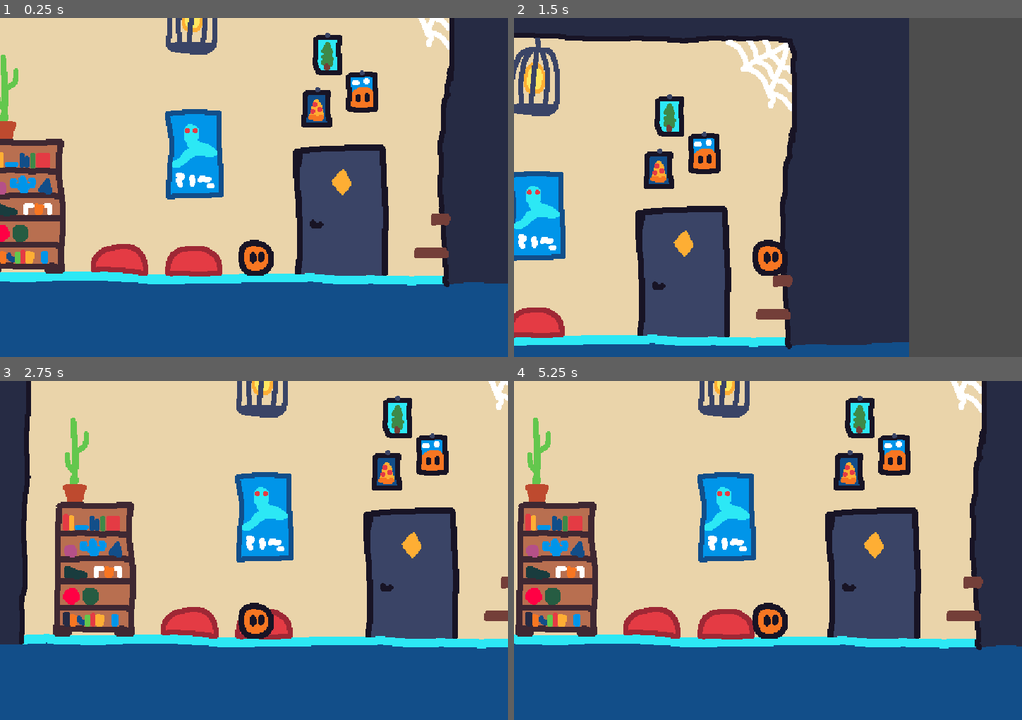
Above: before the commit, frames 1-4 (two rows, left to right).
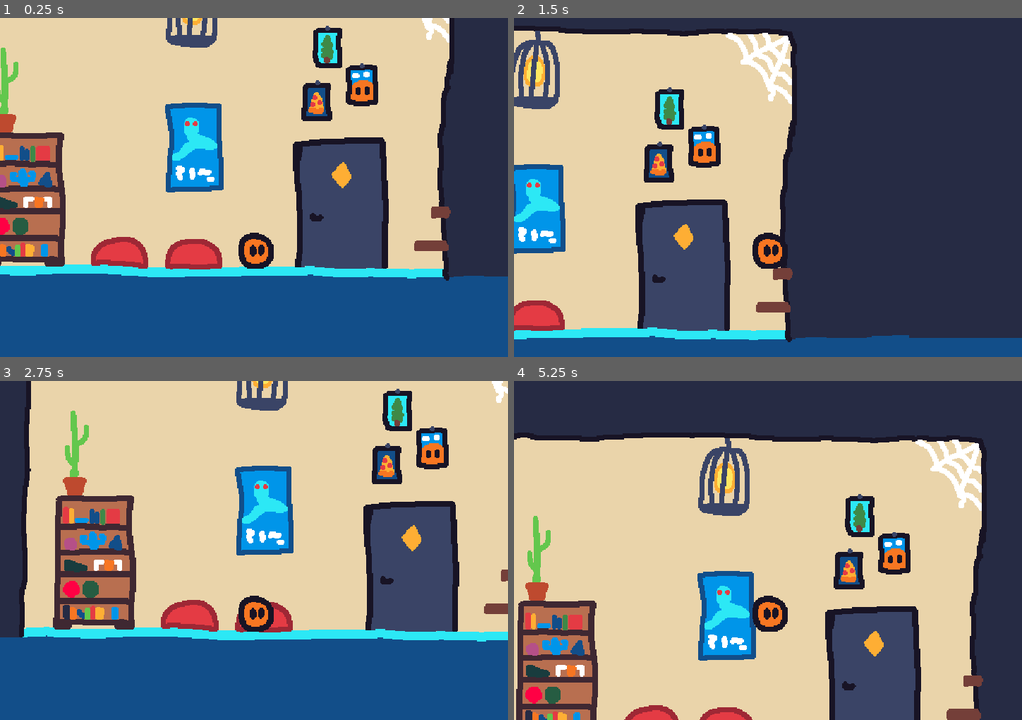
Above: after the commit, the same moments.

Repository: Jinrty/beest
Game: Godot game, scene res://main.tscn
Two runs of this game, one before a commit and one after it. Both use one fixed random seed, a clock stepped at 60 frames per second and the inputs below. The engine's default icon, where the game draws it, is replaced by a stand-in: a white triangle on a blue panel in a dark square.
Inputs (mouse positions are in pixels of both pictures, inside the frame that each line leads up to):
- Up to frame 1 (0.25 s): no input
- Up to frame 2 (1.5 s): tap Enter at 0.5 s; move the mouse to (879, 170) at 0.52 s; hold D (move_right) from 0.53 s (still down); tap E (interact) at 0.6 s; click (879, 170) at 0.67 s; tap Space (jump) at 0.77 s; move the mouse to (666, 204) at 1.27 s; tap Alt at 1.35 s
- Up to frame 3 (2.75 s): tap Space (jump) at 1.52 s; move the mouse to (304, 475) at 2.02 s; release D (move_right) at 2.03 s; hold Left (move_left) from 2.03 s (still down); tap Shift at 2.1 s
- Up to frame 4 (5.25 s): move the mouse to (742, 618) at 2.77 s; release Left (move_left) at 2.78 s; hold D (move_right) 2.78-4.28 s; tap E (interact) at 2.85, 5.1 s; click (742, 618) at 2.92 s; tap Space (jump) at 3.02, 3.77, 4.52 s; move the mouse to (920, 601) at 3.52 s; tap Alt at 3.6 s; move the mouse to (615, 499) at 4.27 s; hold Left (move_left) 4.28-5.03 s; tap Shift at 4.35 s; move the mouse to (793, 550) at 5.02 s; hold D (move_right) from 5.03 s (still down); click (793, 550) at 5.17 s

The runs differ from the first frame. In frame 1, 14% of the frame differs, in the area x 0-100%, y 0-80%; in frame 2, 34%; in frame 3, 14%; in frame 4, 62%, in the area x 0-100%, y 0-100%.

Commit message:
cushions and clearer scene
- added cushion where when player steps on them, it launches player up
- added folders to scene for clearer navigation
-Was hoping I will be able to attend the hackaton

Diff:
--- /dev/null
+++ b/cushion.gd
@@ -0,0 +1,11 @@
+@tool
+extends Area2D
+
+func _on_body_entered(body: Node2D) -> void:
+	if (body.name == "Player") and body.velocity.y > 50:
+		body.velocity.y = -700
+		body.time_in_air = 0
+
+
+func _ready() -> void:
+	get_parent().set_editable_instance(self, true)
--- /dev/null
+++ b/cushion.tscn
@@ -0,0 +1,21 @@
+[gd_scene load_steps=4 format=3 uid="uid://dmdofi7dxaihn"]
+
+[ext_resource type="Script" path="res://cushion.gd" id="1_aqdmm"]
+[ext_resource type="Texture2D" uid="uid://dlwk138s1m2rl" path="res://sprites/cushion.png" id="1_mm5qi"]
+
+[sub_resource type="CapsuleShape2D" id="CapsuleShape2D_dru4l"]
+radius = 5.99998
+height = 47.9998
+
+[node name="Cushion" type="Area2D"]
+script = ExtResource("1_aqdmm")
+
+[node name="Sprite2D" type="Sprite2D" parent="."]
+texture = ExtResource("1_mm5qi")
+
+[node name="CollisionShape2D" type="CollisionShape2D" parent="."]
+position = Vector2(-1, -9)
+rotation = -1.56798
+shape = SubResource("CapsuleShape2D_dru4l")
+
+[connection signal="body_entered" from="." to="." method="_on_body_entered"]
--- a/door.gd
+++ b/door.gd
@@ -25,7 +25,6 @@
 	if(body.name == "Player"):
 		inside = true
 		player = body
-		print("g")
 
 
 func _on_body_exited(body: Node2D) -> void:
--- a/main.tscn
+++ b/main.tscn
@@ -3,9 +3,9 @@
 [ext_resource type="PackedScene" uid="uid://dpmnucvcojqt1" path="res://player.tscn" id="1_duym8"]
 [ext_resource type="PackedScene" uid="uid://ddumcdtfamlhq" path="res://door.tscn" id="3_0pimg"]
 [ext_resource type="Texture2D" uid="uid://doldxrpmy7b6b" path="res://sprites/background.png" id="4_6m1m1"]
+[ext_resource type="PackedScene" uid="uid://dmdofi7dxaihn" path="res://cushion.tscn" id="4_iivt3"]
 [ext_resource type="Texture2D" uid="uid://djsuje4wtq45m" path="res://sprites/cushion2.png" id="6_7f6dn"]
 [ext_resource type="Texture2D" uid="uid://dc1lv011jvcqe" path="res://sprites/cobweb.png" id="6_jjv4q"]
-[ext_resource type="Texture2D" uid="uid://dlwk138s1m2rl" path="res://sprites/cushion.png" id="7_e4y8n"]
 [ext_resource type="Texture2D" uid="uid://bp1v2kmi5acui" path="res://sprites/shelf.png" id="8_e6ipg"]
 [ext_resource type="Texture2D" uid="uid://0cuhvfy4lpev" path="res://sprites/cactus.png" id="8_owp5f"]
 [ext_resource type="Texture2D" uid="uid://cfg4oa1jtnmed" path="res://sprites/snake-poster.png" id="9_f0oty"]
@@ -16,17 +16,22 @@
 [ext_resource type="Texture2D" uid="uid://rs3sayxhrx5i" path="res://icon.svg" id="14_10pbg"]
 [ext_resource type="PackedScene" uid="uid://c8pogrne27kl2" path="res://solid_decoration.tscn" id="15_wj710"]
 
-[sub_resource type="RectangleShape2D" id="RectangleShape2D_ot6oy"]
-size = Vector2(79, 136)
-
-[sub_resource type="RectangleShape2D" id="RectangleShape2D_v2dgg"]
+[sub_resource type="RectangleShape2D" id="RectangleShape2D_wj1xv"]
+size = Vector2(79, 135)
+
+[sub_resource type="RectangleShape2D" id="RectangleShape2D_hppug"]
 size = Vector2(35, 11)
 
-[sub_resource type="RectangleShape2D" id="RectangleShape2D_pf058"]
+[sub_resource type="RectangleShape2D" id="RectangleShape2D_41dj0"]
 size = Vector2(20, 11.5)
 
-[sub_resource type="RectangleShape2D" id="RectangleShape2D_46jwf"]
+[sub_resource type="RectangleShape2D" id="RectangleShape2D_1wed3"]
 size = Vector2(44, 67)
+
+[sub_resource type="RectangleShape2D" id="RectangleShape2D_2r3ht"]
+size = Vector2(169.221, 234.305)
+
+[sub_resource type="RectangleShape2D" id="RectangleShape2D_h6frh"]
 
 [sub_resource type="RectangleShape2D" id="RectangleShape2D_ropw1"]
 size = Vector2(499, 20)
@@ -40,148 +45,181 @@
 [sub_resource type="RectangleShape2D" id="RectangleShape2D_eg3hh"]
 size = Vector2(14.5, 337)
 
-[sub_resource type="RectangleShape2D" id="RectangleShape2D_334nr"]
-size = Vector2(169.221, 234.305)
-
-[sub_resource type="RectangleShape2D" id="RectangleShape2D_1einf"]
-
 [node name="Main" type="Node2D"]
 
 [node name="Player_room" type="Node2D" parent="."]
 position = Vector2(1041, 202)
+
+[node name="Back Colors" type="Node2D" parent="Player_room"]
+z_index = -1
+
+[node name="ColorRect2" type="ColorRect" parent="Player_room/Back Colors"]
+offset_left = -496.0
+offset_top = -276.0
+offset_right = -156.0
+offset_bottom = 246.0
+color = Color(0.14902, 0.168627, 0.266667, 1)
+
+[node name="Floor" type="ColorRect" parent="Player_room/Back Colors"]
+offset_left = -368.0
+offset_top = 246.0
+offset_right = 616.0
+offset_bottom = 505.0
+color = Color(0.0705882, 0.305882, 0.537255, 1)
+
+[node name="ColorRect" type="ColorRect" parent="Player_room/Back Colors"]
+offset_left = 403.0
+offset_top = -276.0
+offset_right = 756.0
+offset_bottom = 246.0
+color = Color(0.14902, 0.168627, 0.266667, 1)
+
+[node name="ColorRect3" type="ColorRect" parent="Player_room/Back Colors"]
+offset_left = -183.0
+offset_top = -277.0
+offset_right = 457.0
+offset_bottom = -124.0
+color = Color(0.14902, 0.168627, 0.266667, 1)
 
 [node name="Background" type="Sprite2D" parent="Player_room"]
 texture_filter = 1
 position = Vector2(135, 100)
 texture = ExtResource("4_6m1m1")
 
-[node name="Cobweb" type="Sprite2D" parent="Player_room"]
+[node name="Decorations" type="Node2D" parent="Player_room"]
+
+[node name="Cobweb" type="Sprite2D" parent="Player_room/Decorations"]
 texture_filter = 1
 position = Vector2(350, -28)
 texture = ExtResource("6_jjv4q")
 
-[node name="Cushion2" type="Sprite2D" parent="Player_room"]
-position = Vector2(118, 223)
-texture = ExtResource("6_7f6dn")
-
-[node name="Cushion" type="Sprite2D" parent="Player_room"]
-position = Vector2(44, 221)
-texture = ExtResource("7_e4y8n")
-
-[node name="Cactus" type="Sprite2D" parent="Player_room"]
+[node name="Snake-poster" type="Sprite2D" parent="Player_room/Decorations"]
+position = Vector2(119, 115)
+texture = ExtResource("9_f0oty")
+
+[node name="Posters" type="Sprite2D" parent="Player_room/Decorations"]
+position = Vector2(266, 40)
+texture = ExtResource("10_fonkk")
+
+[node name="Cactus" type="Sprite2D" parent="Player_room/Decorations"]
 position = Vector2(-73, 56)
 texture = ExtResource("8_owp5f")
 
-[node name="Shelf" parent="Player_room" instance=ExtResource("15_wj710")]
+[node name="Solid Decorations" type="Node2D" parent="Player_room"]
+
+[node name="Shelf" parent="Player_room/Solid Decorations" instance=ExtResource("15_wj710")]
 position = Vector2(-55, 169)
 sprite = ExtResource("8_e6ipg")
 
-[node name="Sprite2D" parent="Player_room/Shelf" index="0"]
+[node name="Sprite2D" parent="Player_room/Solid Decorations/Shelf" index="0"]
 texture = ExtResource("8_e6ipg")
 
-[node name="CollisionShape2D" parent="Player_room/Shelf" index="1"]
-position = Vector2(0.5, -1)
-shape = SubResource("RectangleShape2D_ot6oy")
-
-[node name="Snake-poster" type="Sprite2D" parent="Player_room"]
-position = Vector2(119, 115)
-texture = ExtResource("9_f0oty")
-
-[node name="Posters" type="Sprite2D" parent="Player_room"]
-position = Vector2(266, 40)
-texture = ExtResource("10_fonkk")
-
-[node name="Step 1" parent="Player_room" instance=ExtResource("15_wj710")]
+[node name="CollisionShape2D" parent="Player_room/Solid Decorations/Shelf" index="1"]
+position = Vector2(0.5, -0.5)
+shape = SubResource("RectangleShape2D_wj1xv")
+
+[node name="Step 1" parent="Player_room/Solid Decorations" instance=ExtResource("15_wj710")]
 position = Vector2(360, 198)
 sprite = ExtResource("11_m3bmn")
 
-[node name="Sprite2D" parent="Player_room/Step 1" index="0"]
+[node name="Sprite2D" parent="Player_room/Solid Decorations/Step 1" index="0"]
 texture = ExtResource("11_m3bmn")
 
-[node name="CollisionShape2D" parent="Player_room/Step 1" index="1"]
+[node name="CollisionShape2D" parent="Player_room/Solid Decorations/Step 1" index="1"]
 position = Vector2(-2.5, 17.5)
-shape = SubResource("RectangleShape2D_v2dgg")
-
-[node name="Step 2" parent="Player_room" instance=ExtResource("15_wj710")]
+shape = SubResource("RectangleShape2D_hppug")
+
+[node name="Step 2" parent="Player_room/Solid Decorations" instance=ExtResource("15_wj710")]
 position = Vector2(360, 198)
 
-[node name="Sprite2D" parent="Player_room/Step 2" index="0"]
+[node name="Sprite2D" parent="Player_room/Solid Decorations/Step 2" index="0"]
 texture = ExtResource("11_m3bmn")
 
-[node name="CollisionShape2D" parent="Player_room/Step 2" index="1"]
+[node name="CollisionShape2D" parent="Player_room/Solid Decorations/Step 2" index="1"]
 position = Vector2(7, -16.75)
-shape = SubResource("RectangleShape2D_pf058")
-
-[node name="Lamp2" parent="Player_room" instance=ExtResource("15_wj710")]
+shape = SubResource("RectangleShape2D_41dj0")
+
+[node name="Lamp2" parent="Player_room/Solid Decorations" instance=ExtResource("15_wj710")]
 position = Vector2(118, -26)
 sprite = ExtResource("12_kyhnx")
 
-[node name="Sprite2D" parent="Player_room/Lamp2" index="0"]
+[node name="Sprite2D" parent="Player_room/Solid Decorations/Lamp2" index="0"]
 texture = ExtResource("12_kyhnx")
 
-[node name="CollisionShape2D" parent="Player_room/Lamp2" index="1"]
+[node name="CollisionShape2D" parent="Player_room/Solid Decorations/Lamp2" index="1"]
 position = Vector2(-3, 3.5)
-shape = SubResource("RectangleShape2D_46jwf")
-
-[node name="Door" type="Sprite2D" parent="Player_room"]
+shape = SubResource("RectangleShape2D_1wed3")
+
+[node name="Funky" type="Node2D" parent="Player_room"]
+
+[node name="Cushion" parent="Player_room/Funky" instance=ExtResource("4_iivt3")]
+position = Vector2(44, 221)
+
+[node name="Cushion2" parent="Player_room/Funky" instance=ExtResource("4_iivt3")]
+position = Vector2(118, 223)
+
+[node name="Sprite2D" parent="Player_room/Funky/Cushion2" index="0"]
+texture = ExtResource("6_7f6dn")
+
+[node name="Door player inside" parent="Player_room/Funky" node_paths=PackedStringArray("where") instance=ExtResource("3_0pimg")]
 position = Vector2(266, 173)
+where = NodePath("../Door player corridor")
+sprite = ExtResource("13_efbsc")
+
+[node name="Sprite2D" parent="Player_room/Funky/Door player inside" index="0"]
 texture = ExtResource("13_efbsc")
 
-[node name="Solid" type="StaticBody2D" parent="Player_room"]
-
-[node name="CollisionShape2D" type="CollisionShape2D" parent="Player_room/Solid"]
+[node name="CollisionShape2D" parent="Player_room/Funky/Door player inside" index="1"]
+position = Vector2(2.17041, 19.5255)
+shape = SubResource("RectangleShape2D_2r3ht")
+
+[node name="Door player corridor" parent="Player_room/Funky" node_paths=PackedStringArray("where") instance=ExtResource("3_0pimg")]
+position = Vector2(326, -337)
+where = NodePath("../Door player inside")
+sprite = ExtResource("14_10pbg")
+
+[node name="Sprite2D" parent="Player_room/Funky/Door player corridor" index="0"]
+position = Vector2(-7.62939e-06, 3.8147e-06)
+texture = ExtResource("14_10pbg")
+
+[node name="CollisionShape2D" parent="Player_room/Funky/Door player corridor" index="1"]
+shape = SubResource("RectangleShape2D_h6frh")
+
+[node name="Walls" type="StaticBody2D" parent="Player_room"]
+
+[node name="CollisionShape2D" type="CollisionShape2D" parent="Player_room/Walls"]
 position = Vector2(123.5, 248)
 shape = SubResource("RectangleShape2D_ropw1")
 
-[node name="CollisionShape2D2" type="CollisionShape2D" parent="Player_room/Solid"]
+[node name="CollisionShape2D2" type="CollisionShape2D" parent="Player_room/Walls"]
 position = Vector2(382, 95)
 shape = SubResource("RectangleShape2D_iou2r")
 
-[node name="CollisionShape2D3" type="CollisionShape2D" parent="Player_room/Solid"]
+[node name="CollisionShape2D3" type="CollisionShape2D" parent="Player_room/Walls"]
 position = Vector2(137, -72)
 shape = SubResource("RectangleShape2D_uaef8")
 
-[node name="CollisionShape2D4" type="CollisionShape2D" parent="Player_room/Solid"]
+[node name="CollisionShape2D4" type="CollisionShape2D" parent="Player_room/Walls"]
 position = Vector2(-130.25, 85.5)
 shape = SubResource("RectangleShape2D_eg3hh")
-
-[node name="Door2" parent="Player_room" node_paths=PackedStringArray("where") instance=ExtResource("3_0pimg")]
-position = Vector2(266, 173)
-where = NodePath("../Door3")
-sprite = ExtResource("13_efbsc")
-
-[node name="Sprite2D" parent="Player_room/Door2" index="0"]
-texture = ExtResource("13_efbsc")
-
-[node name="CollisionShape2D" parent="Player_room/Door2" index="1"]
-position = Vector2(2.17041, 19.5255)
-shape = SubResource("RectangleShape2D_334nr")
-
-[node name="Door3" parent="Player_room" node_paths=PackedStringArray("where") instance=ExtResource("3_0pimg")]
-position = Vector2(123, -172)
-where = NodePath("../Door2")
-sprite = ExtResource("14_10pbg")
-
-[node name="Sprite2D" parent="Player_room/Door3" index="0"]
-texture = ExtResource("14_10pbg")
-
-[node name="CollisionShape2D" parent="Player_room/Door3" index="1"]
-shape = SubResource("RectangleShape2D_1einf")
 
 [node name="Player" parent="." instance=ExtResource("1_duym8")]
 z_index = 1
 position = Vector2(1219, 417)
 
 [node name="Camera2D" type="Camera2D" parent="Player"]
-position = Vector2(0, -68)
+position = Vector2(0, -61)
 zoom = Vector2(1.4, 1.4)
+position_smoothing_speed = 20.0
 
 [node name="Node2D" type="Node2D" parent="."]
 position = Vector2(123, -172)
 
-[editable path="Player_room/Shelf"]
-[editable path="Player_room/Step 1"]
-[editable path="Player_room/Step 2"]
-[editable path="Player_room/Lamp2"]
-[editable path="Player_room/Door2"]
-[editable path="Player_room/Door3"]
+[editable path="Player_room/Solid Decorations/Shelf"]
+[editable path="Player_room/Solid Decorations/Step 1"]
+[editable path="Player_room/Solid Decorations/Step 2"]
+[editable path="Player_room/Solid Decorations/Lamp2"]
+[editable path="Player_room/Funky/Cushion"]
+[editable path="Player_room/Funky/Cushion2"]
+[editable path="Player_room/Funky/Door player inside"]
+[editable path="Player_room/Funky/Door player corridor"]
--- a/project.godot
+++ b/project.godot
@@ -19,6 +19,7 @@
 
 window/size/viewport_width=720
 window/size/viewport_height=480
+window/size/mode=3
 window/stretch/mode="viewport"
 window/stretch/aspect="expand"
 
Not shown: 2 places in door.tscn that only renumber resources
Not shown: 2 places in solid_decoration.tscn that only renumber resources
